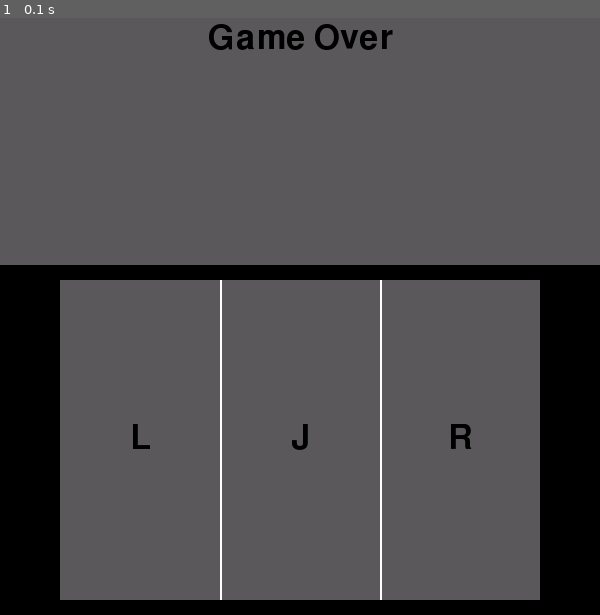
Above: before the commit, frame 1.
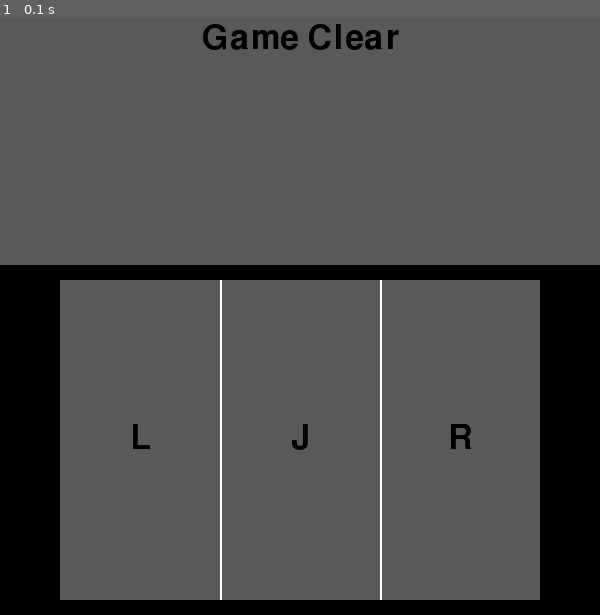
Above: after the commit, the same moment.

Repository: sota-inoue/Game
Game: pygame game, started from src/project/win_main.py
The game is run twice, just before and just after one commit, with the same random seed, the same clock (stepped at 60 frames per second) and the same inputs.
Inputs:
- Up to frame 1 (0.1 s): no input

The runs differ from the first frame. In frame 1, 0.8% of the frame differs, in the area x 33-67%, y 1-6%.

Commit message:
ゲームクリア画面の作成

Diff:
--- a/src/project/Screen/Display.py
+++ b/src/project/Screen/Display.py
@@ -65,3 +65,9 @@
         self.surface.fill(self.BACK_COLOR)
         # 画面の中心にGame Overの文字列を描画
         self.DrawText("Game Over", self.width//2, self.height//2)
+
+    def draw_Clear(self):
+        # BACK_COLORでsurfaceを塗りつぶす
+        self.surface.fill(self.BACK_COLOR)
+        # 画面の中心にGame Game Clearの文字列を描画
+        self.DrawText("Game Clear", self.width//2, self.height//2)
--- a/src/project/System/App.py
+++ b/src/project/System/App.py
@@ -145,7 +145,7 @@
         # タッチパネル描画
         self.touch.draw_Controller()
         # ゲーム画面描画
-        self.game.draw_Over()
+        self.game.draw_Clear()
         # Raspberry Piモードでの描画処理
         if self.mode:
             # HDMIへゲーム画面を描画
